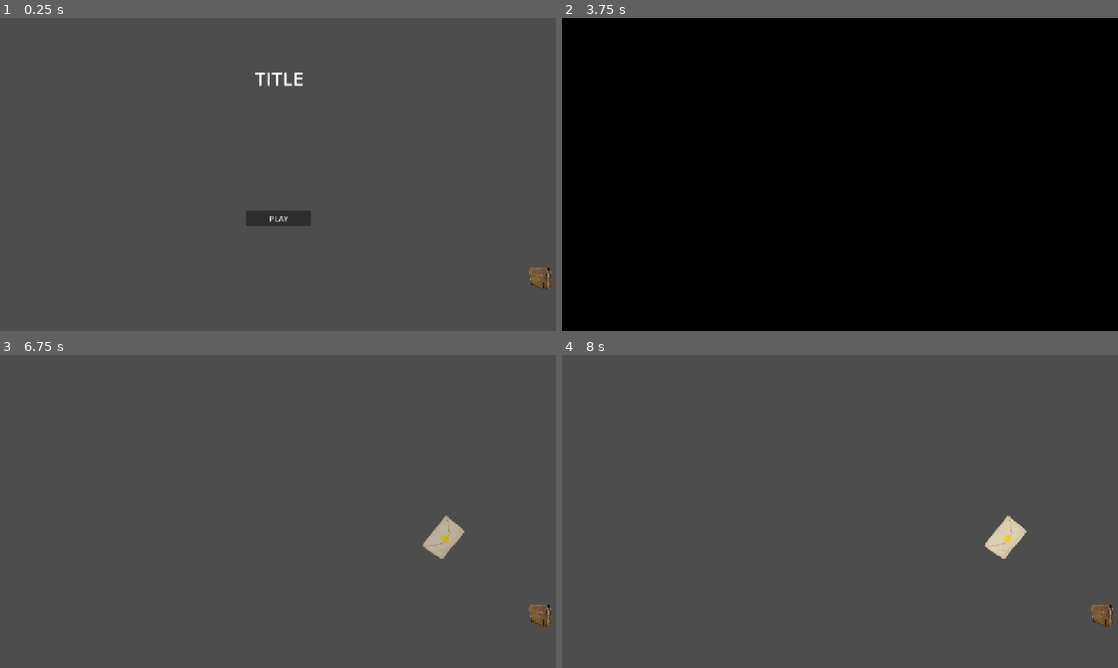
Above: before the commit, frames 1-4 (two rows, left to right).
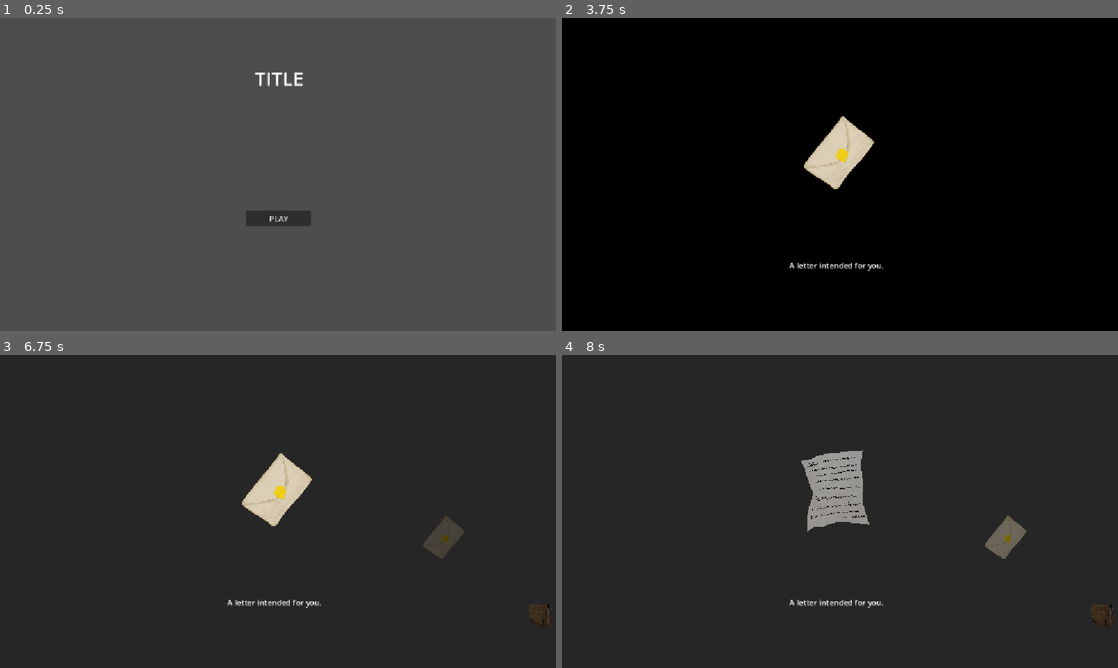
Above: after the commit, the same moments.

Repository: jegeiii/kafcult-co.-s-GIMJAM
Game: Godot game, scene res://scenes/MainMenu.tscn
Same seed, same stepped clock (60 frames per second), same inputs: the game is played once before the commit and once after it. Sound files missing from this copy of the repository are replaced by a short silence.
Inputs (mouse positions are in pixels of both pictures, inside the frame that each line leads up to):
- Up to frame 1 (0.25 s): no input
- Up to frame 2 (3.75 s): click "PLAY" at 0.5 s; click "PLAY" at 1.25 s; click (1101, 277) at 2 s, where only the run before the commit has a clickable "<"; click (1101, 277) at 2.75 s, where only the run before the commit has a clickable "<"; click (1006, 202) at 3.5 s
- Up to frame 3 (6.75 s): click "<" at 4.25 s; click "<" at 5 s; click "<" (after the commit: ">") at 5.75 s; click (444, 539) at 6.52 s
- Up to frame 4 (8 s): click (840, 492) at 7.25 s, where only the run after the commit has a clickable "letter_to_william"

The runs differ from the first frame. In frame 1, 0.2% of the frame differs, in the area x 95-100%, y 79-87%; in frame 2, 1.7%; in frame 3, 100%, in the area x 0-100%, y 0-100%; in frame 4, 100%.
Error before the commit: Parse Error: Function "use_item()" not found in base self. (res://scripts/inventory_manager.gd:89)

Commit message:
merged

Diff:
--- /dev/null
+++ b/scripts/game_manager.gd
@@ -0,0 +1 @@
+extends Node
--- a/scripts/inventory_manager.gd
+++ b/scripts/inventory_manager.gd
@@ -37,6 +37,18 @@
 	inventory[item_id]["count"] += 1
 	notification_popup(item_id)
 	print(inventory[item_id]["count"])
+	#save()
+
+func remove_item(item_id: String):
+	inventory[item_id]["count"] -= 1
+	if inventory[item_id]["count"] <= 0:
+		$PanelContainer/ScrollContainer/VBoxContainer.remove_child(get_node("PanelContainer/ScrollContainer/VBoxContainer/" + item_id))
+	#save()
+
+func use_item(item_id: String):
+	using_item = item_id
+	#remove_item(item_id)
+	close_inspect()
 
 func notification_popup(item_id: String):
 	$notification/RichTextLabel.visible = true
@@ -71,18 +83,13 @@
 	print(inventory["a"]["name"])
 	print(inventory["b"]["description"])
 
-# Called every frame. 'delta' is the elapsed time since the previous frame.
-func _process(delta: float) -> void:
-	pass
-
+func save():
+	var file = FileAccess.open("res://items.json", FileAccess.WRITE)
+	file.store_string(JSON.stringify(inventory, "\t"))
+	file.close
 
 func _on_fade_black_gui_input(event: InputEvent) -> void:
 	if event.is_action_pressed("LMB"):
-		fade_black_pressed.emit()
-		$item_closeup.visible = false
-		$fade_black.fade_in(0.1)
-		$fade_black.mouse_filter = Control.MOUSE_FILTER_IGNORE
-
 		close_inspect()
 
 func _on_use_button_pressed() -> void:
Not shown, added: scripts/game_manager.gd.uid
